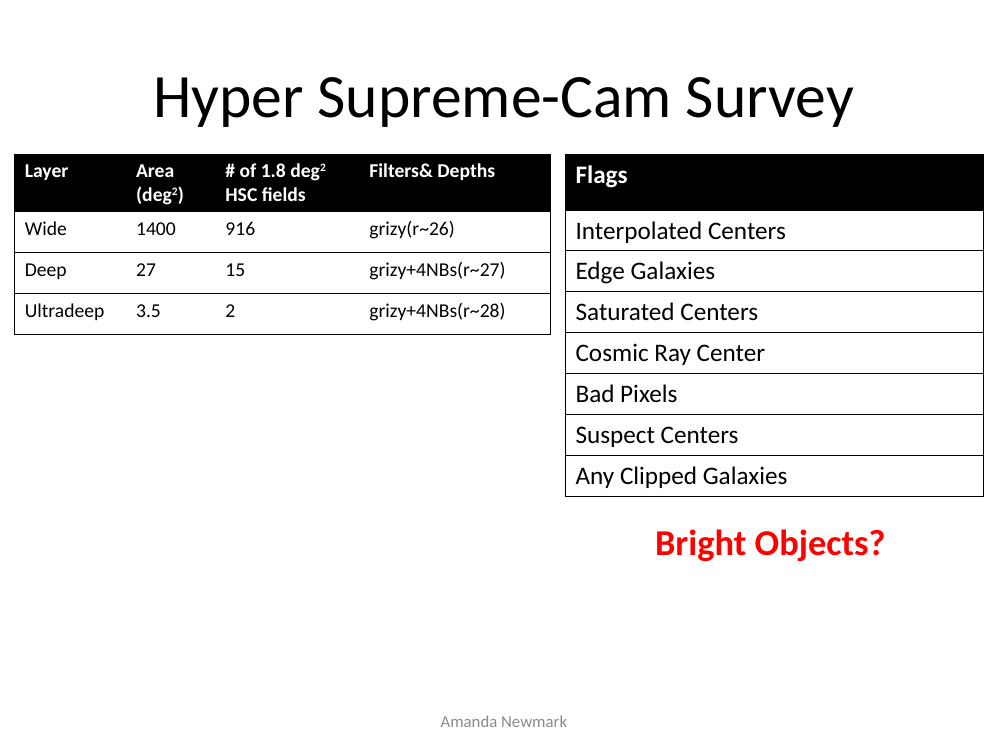
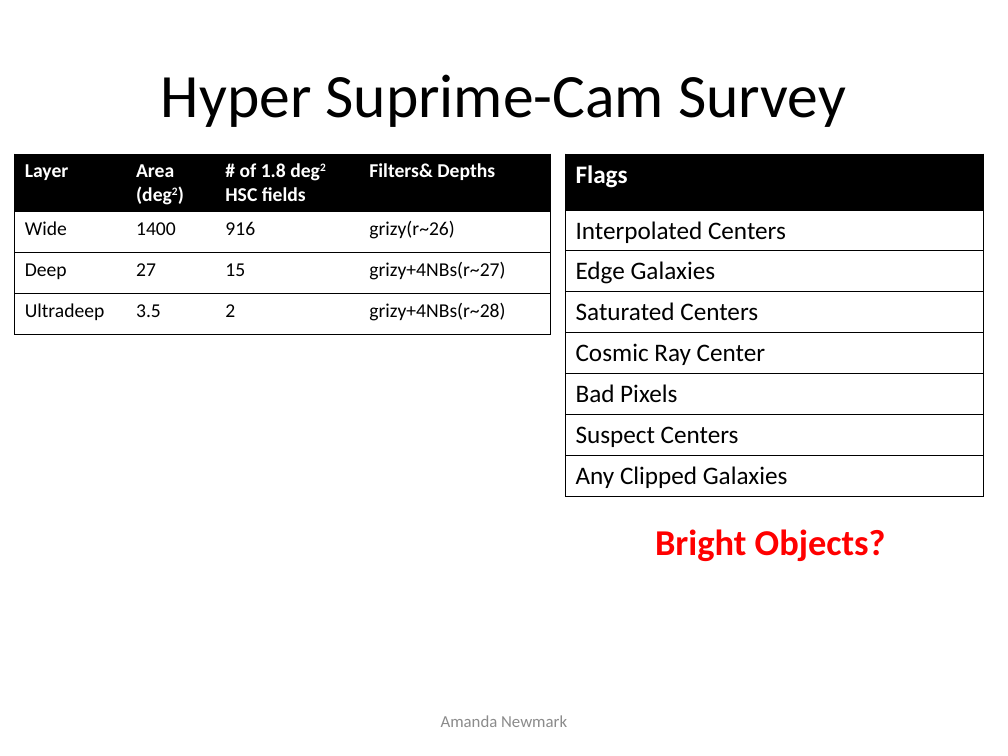
Before and after one commit to anewmark/galaxy_dark_matter, a slide deck: slide 3 of big_presentation.pptx. Drawn at 1008x756 pixels with LibreOffice and Linux fonts; fonts in the diff are those of the drawing. Boxes give left, top, right and bottom in pixels: in the first picture for what was removed or moved away, otherwise in the second. Text is boxed around its words. In the diff, an @@ line names an element or a change of style, - is before the commit and + after.

```diff
--- a/big_presentation.pptx
+++ b/big_presentation.pptx
@@ title at (x1=161, y1=74, x2=846, y2=127): text changed @@
-Hyper Supreme-Cam Survey
+Hyper Suprime-Cam Survey
```
Also in this commit, not shown: 5 other slides changed, 2 slides added, 3 slides removed, 21 other files.
